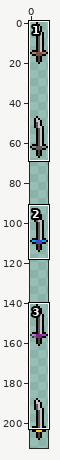
Sprite sheet: textures/dagger.png. Above: a wide view before the commit, with the close-up outlined.
Close-up. Before the edit:
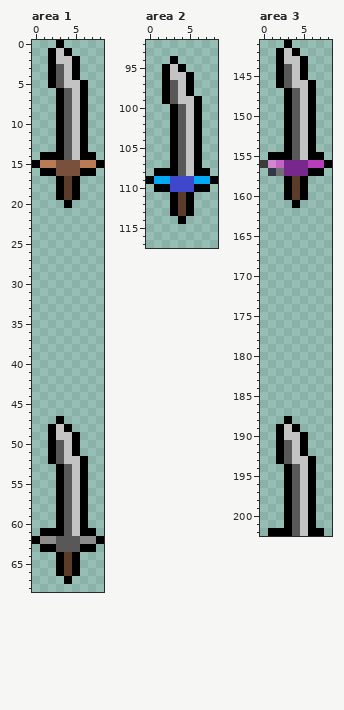
The file is 9x235 pixels. Shown: area 1: x 0..8, y 0..68; area 2: x 0..8, y 92..117; area 3: x 0..8, y 141..202. The wide view leaves out empty margins.
Now the later version:
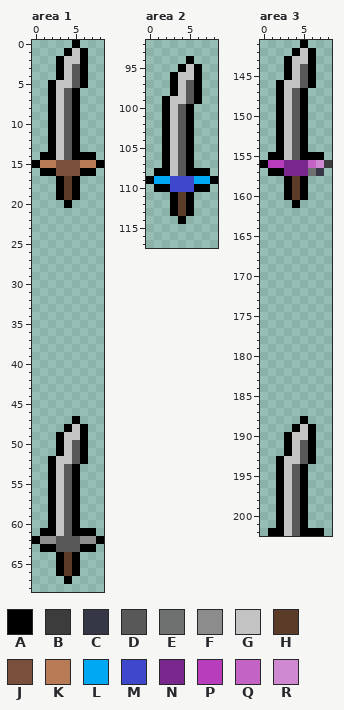
Palette (. is transparent): A #000000  B #3c3c3d  C #353646  D #585858  E #6f7070  F #8c8c8c  G #c3c3c3  H #5a3c28  J #78503c  K #b97a56  L #00a8f3  M #3f48cc  N #78288c  P #b83dba  Q #c463c6  R #cf88d2
The edit:
Area 1:
y 0: x 3 A -> .; x 5 . -> A
y 1: x 2..3 AG -> ..; x 5..6 .. -> GA
y 2: x 2..3 AG -> .A; x 5..6 A. -> GA
y 3..4: x 2..3 AD -> .A; x 5..6 A. -> DA
y 5: x 3 D -> G; x 5 G -> D
y 6..13: x 2..3 .A -> AG; x 5..6 GA -> A.
y 14: x 3 A -> G; x 5 G -> A
y 47: x 3 A -> .; x 5 . -> A
y 48: x 2..3 AG -> ..; x 5..6 .. -> GA
y 49: x 2..3 AG -> .A; x 5..6 A. -> GA
y 50..51: x 2..3 AD -> .A; x 5..6 A. -> DA
y 52: x 3 D -> G; x 5 G -> D
y 53..60: x 2..3 .A -> AG; x 5..6 GA -> A.
y 61: x 3 A -> G; x 5 G -> A
Area 2:
y 94: x 3 A -> .; x 5 . -> A
y 95: x 2..3 AG -> ..; x 5..6 .. -> GA
y 96: x 2..3 AG -> .A; x 5..6 A. -> GA
y 97..98: x 2..3 AD -> .A; x 5..6 A. -> DA
y 99: x 3 D -> G; x 5 G -> D
y 100..107: x 2..3 .A -> AG; x 5..6 GA -> A.
y 108: x 3 A -> G; x 5 G -> A
Area 3:
y 141: x 3 A -> .; x 5 . -> A
y 142: x 2..3 AG -> ..; x 5..6 .. -> GA
y 143: x 2..3 AG -> .A; x 5..6 A. -> GA
y 144..145: x 2..3 AD -> .A; x 5..6 A. -> DA
y 146: x 3 D -> G; x 5 G -> D
y 147..154: x 2..3 .A -> AG; x 5..6 GA -> A.
y 155: x 3 A -> G; x 5 G -> A
y 156: x 0..2 BRQ -> APP; x 6..8 PPA -> QRB
y 157: x 1..2 CE -> AA; x 6..7 AA -> EC
y 188: x 3 A -> .; x 5 . -> A
y 189: x 2..3 AG -> ..; x 5..6 .. -> GA
y 190: x 2..3 AG -> .A; x 5..6 A. -> GA
y 191..192: x 2..3 AD -> .A; x 5..6 A. -> DA
y 193: x 3 D -> G; x 5 G -> D
y 194..201: x 2..3 .A -> AG; x 5..6 GA -> A.
y 202: x 3 A -> G; x 5 G -> A
Pixel boxes of the changes (left, top, right, bottom) in both close-ups:
changed: (48, 40, 88, 160)
changed: (48, 416, 88, 536)
changed: (162, 56, 202, 176)
changed: (260, 40, 332, 176)
changed: (276, 416, 316, 536)
